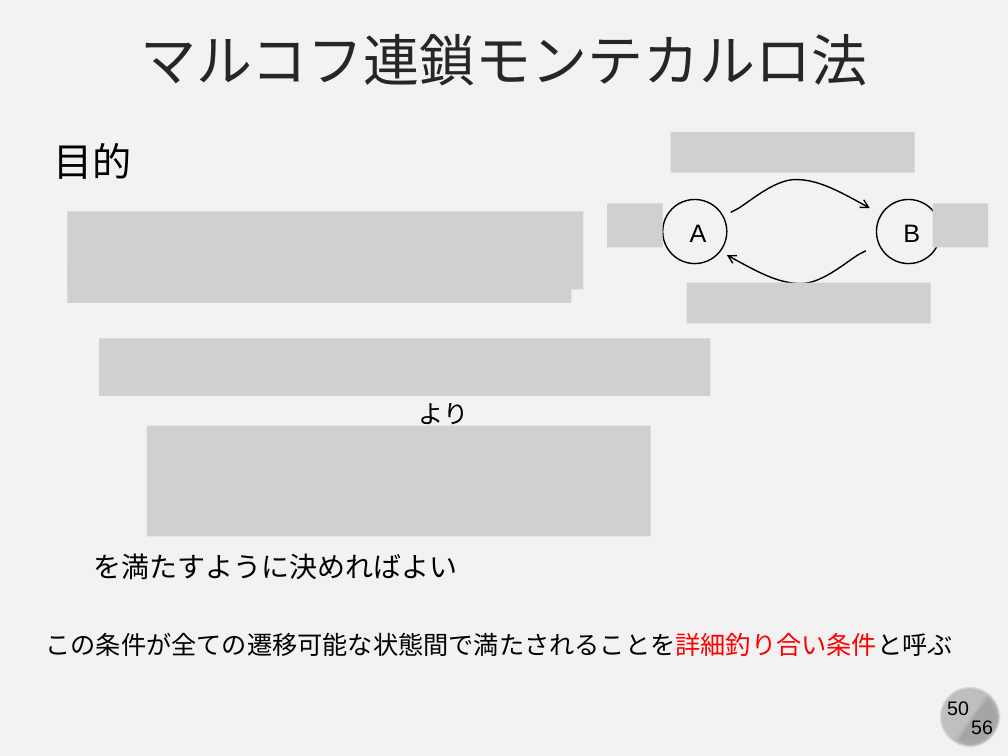
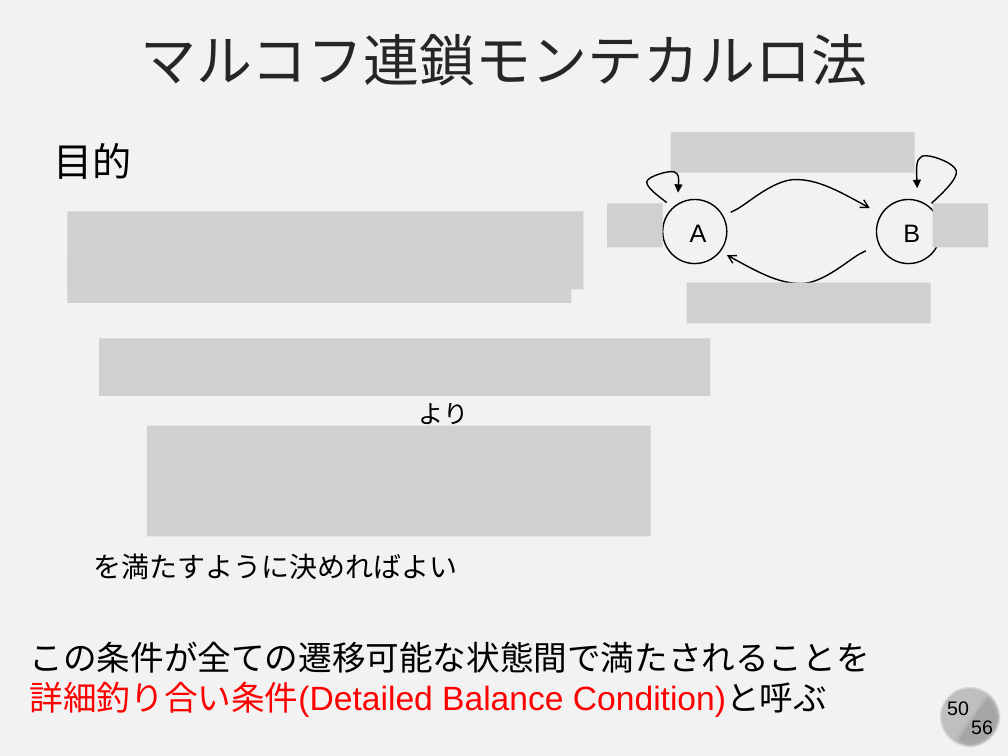
Before and after one commit to kaityo256/simulation_engineering, a slide deck: slide 50 of 02_mc_basic/simulation02.pptx. Drawn at 1008x756 pixels with LibreOffice and Linux fonts; fonts in the diff are those of the drawing; grey boxes stand for pictures. Boxes give left, top, right and bottom in pixels: in the first picture for what was removed or moved away, otherwise in the second. Text is boxed around its words. In the diff, an @@ line names an element or a change of style, - is before the commit and + after.

```diff
--- a/02_mc_basic/simulation02.pptx
+++ b/02_mc_basic/simulation02.pptx
@@ freeform shape added at [647,171,678,203], outline #000000 1 pt @@
@@ freeform shape added at [916,156,956,204], outline #000000 1 pt @@
@@ text at [30,641,870,717]: text changed; size 18 to 24 pt; text colour #000000 to #FF0000 @@
-この条件が全ての遷移可能な状態間で満たされることを詳細釣り合い条件と呼ぶ
+この条件が全ての遷移可能な状態間で満たされることを詳細釣り合い条件(Detailed Balance Condition)と呼ぶ
```
Also in this commit, not shown: 12 other slides changed.
